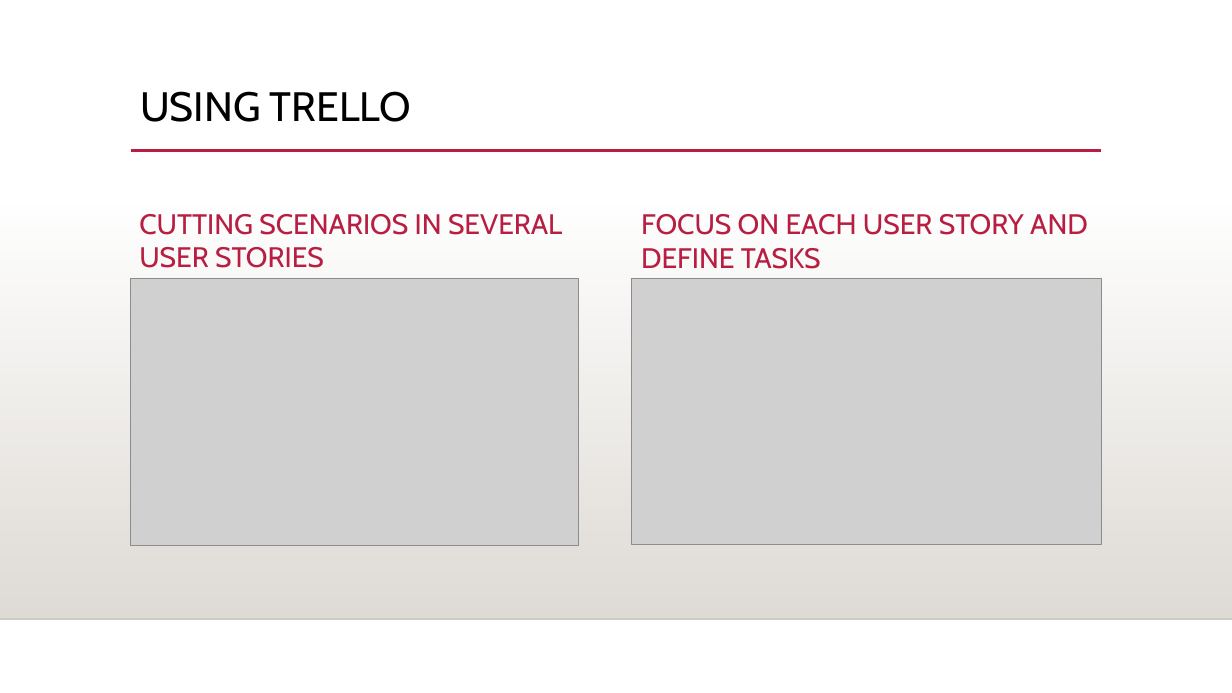
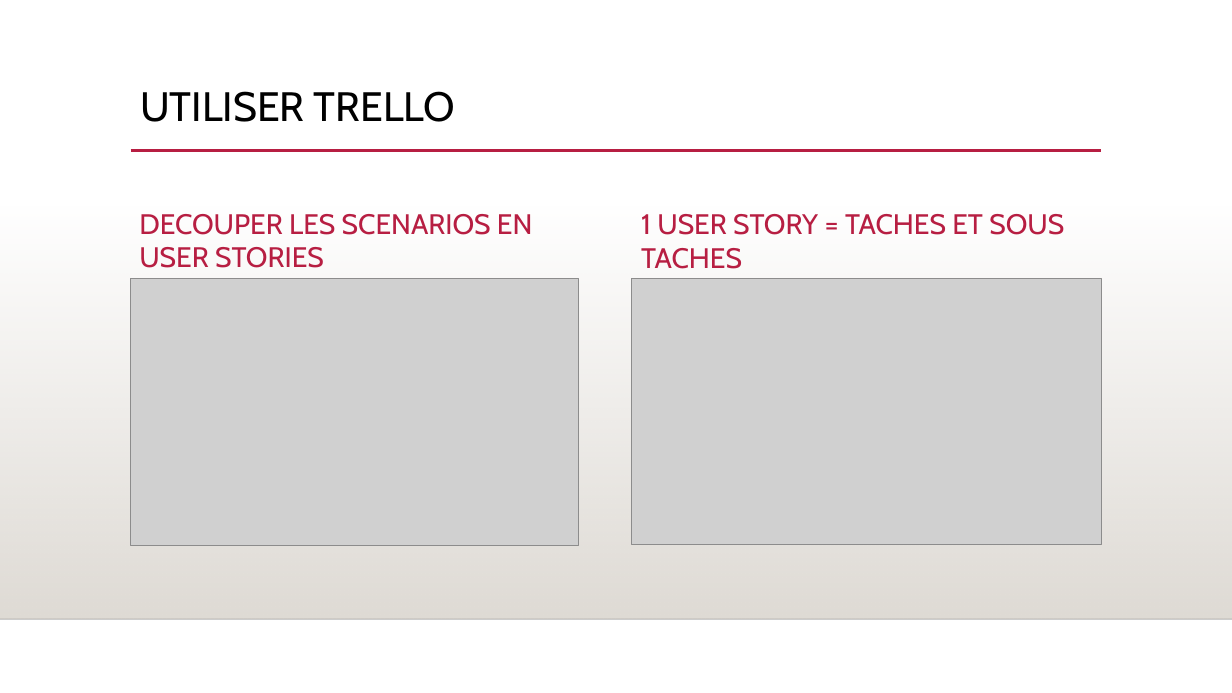
Before and after one commit to Goro-Majima/OpenFoodFacts, a slide deck: slide 6 of SLIDESHOW PROJECT 5.pptx. Drawn at 1232x693 pixels with LibreOffice and Linux fonts; fonts in the diff are those of the drawing; grey boxes stand for pictures; background and template pictures are left out. Boxes give left, top, right and bottom in pixels: in the first picture for what was removed or moved away, otherwise in the second. Text is boxed around its words. In the diff, an @@ line names an element or a change of style, - is before the commit and + after.

```diff
--- a/SLIDESHOW PROJECT 5.pptx
+++ b/SLIDESHOW PROJECT 5.pptx
@@ title at (140,91,455,122): text changed @@
-USING TRELLO
+UTILISER TRELLO
@@ text at (139,214,532,268): text changed @@
-CUTTING SCENARIOS IN SEVERAL USER STORIES
+DECOUPER LES SCENARIOS EN USER STORIES
@@ text at (641,214,1064,269): text changed @@
-FOCUS ON EACH USER STORY AND DEFINE TASKS
+1 USER STORY = TACHES ET SOUS TACHES
```
Also in this commit, not shown: 4 other slides changed, 2 slides added, 1 slide removed, 4 other files.
